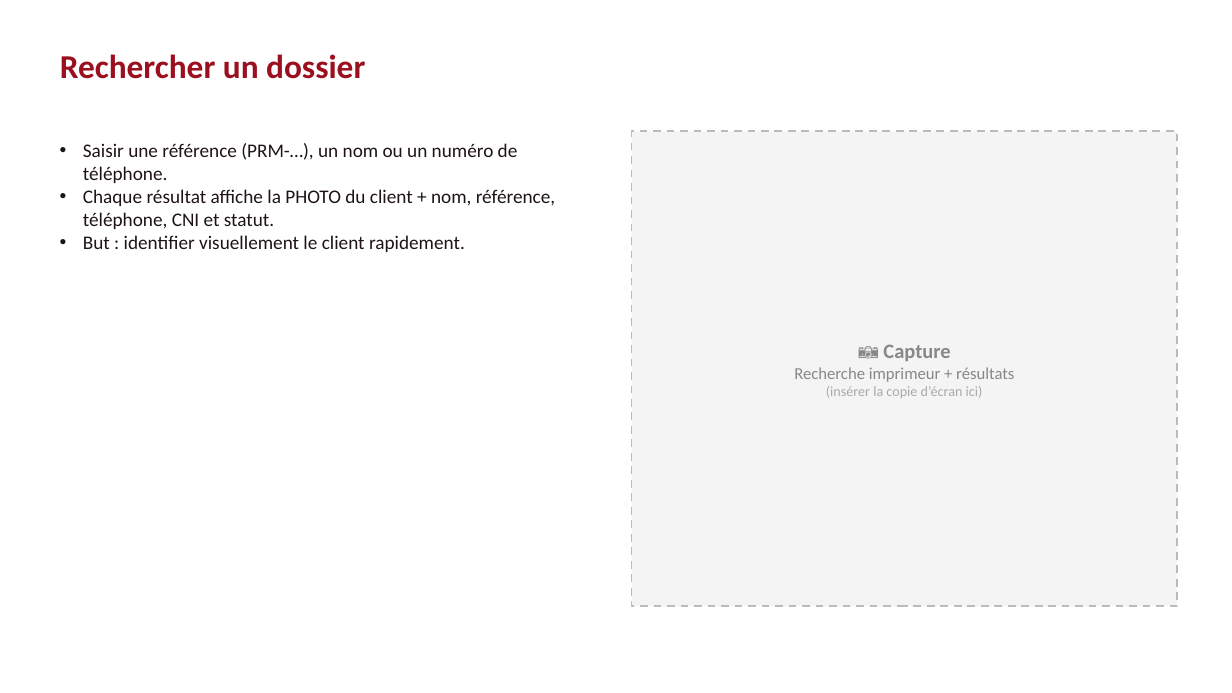
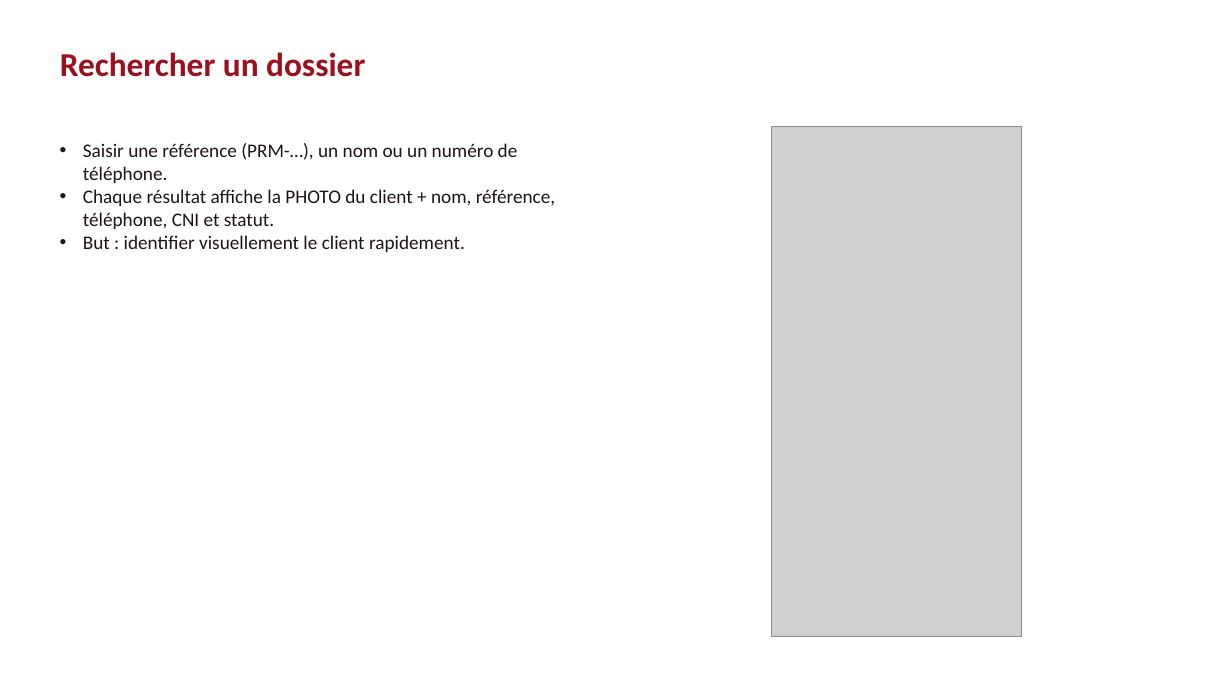
Before and after one commit to Efraim0601/promoteApp, a slide deck: slide 19 of docs/Guide-utilisateur-Carte-Promote.pptx. Drawn at 1232x693 pixels with LibreOffice and Linux fonts; fonts in the diff are those of the drawing; grey boxes stand for pictures. Boxes give left, top, right and bottom in pixels: in the first picture for what was removed or moved away, otherwise in the second. Text is boxed around its words. In the diff, an @@ line names an element or a change of style, - is before the commit and + after.

```diff
--- a/docs/Guide-utilisateur-Carte-Promote.pptx
+++ b/docs/Guide-utilisateur-Carte-Promote.pptx
@@ rectangle removed at [632,131,1178,606] @@
-📷 Capture
-Recherche imprimeur + résultats
-(insérer la copie d’écran ici)
@@ picture added at [772,127,1021,637] @@
```
Also in this commit, not shown: 22 other slides changed, 1 slide added, 2 slides removed, 12 other files.
